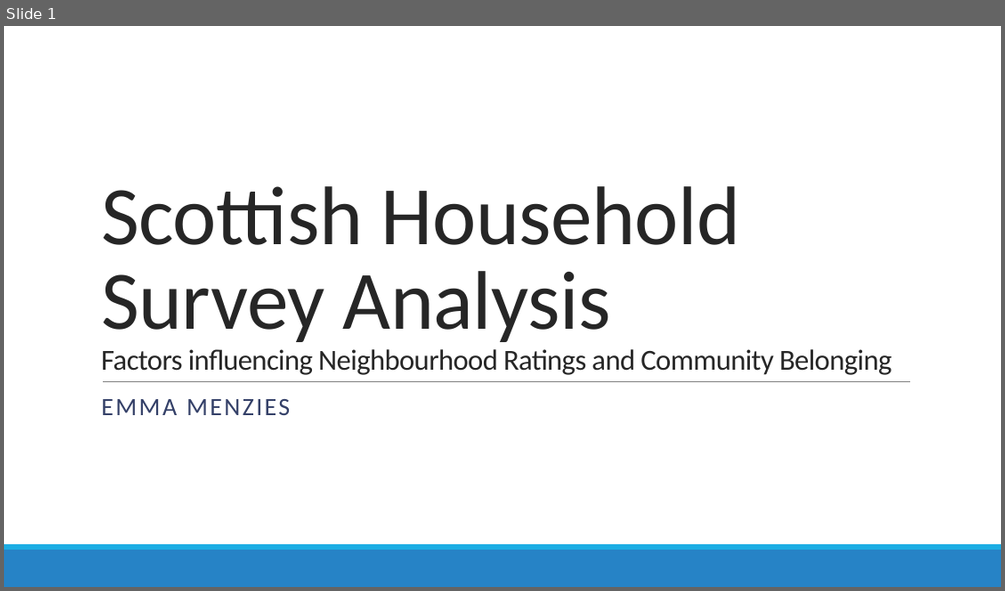
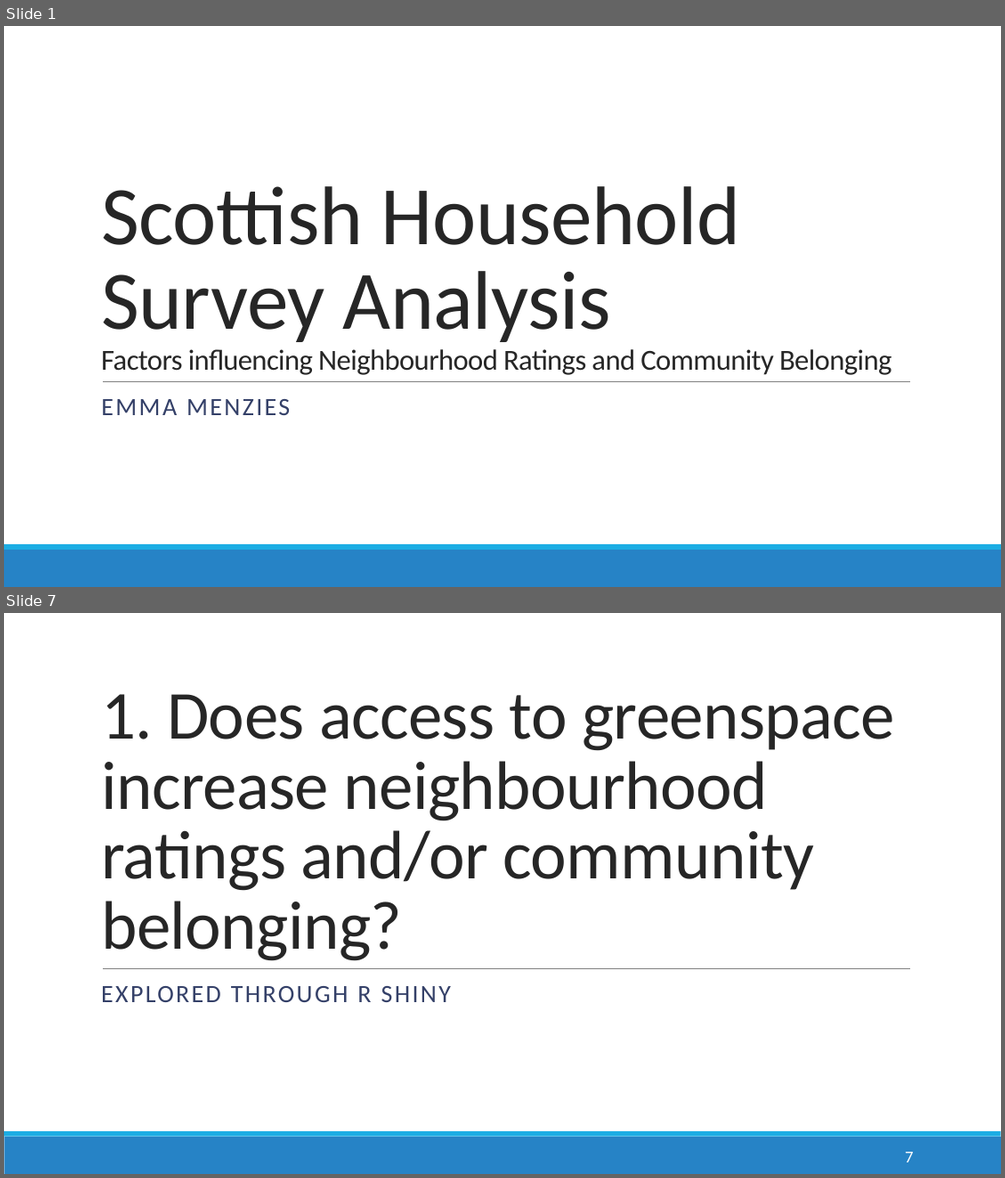
Before and after one commit to Emmz900/scottish_housing_project, a slide deck: presentation/Scottish Household Survey Analysis.pptx. Shown one above the other, each under a label of ours: slide 1 before the commit, slides 1 and 7 after it; the slides between them are not shown. The pictures are 1005x591 and 1005x1178 pixels, drawn with LibreOffice and Linux fonts; fonts in the diff are those of the drawing. Boxes give left, top, right and bottom in pixels: in the first picture for what was removed or moved away, otherwise in the second. Text is boxed around its words. In the diff, an @@ line names an element or a change of style, - is before the commit and + after.

```diff
--- a/presentation/Scottish Household Survey Analysis.pptx
+++ b/presentation/Scottish Household Survey Analysis.pptx
@@ slide 7 added at bbox=[4, 613, 1001, 1174], background #FFFFFF; not listed: 3 template elements that a slide beside it also shows @@
@@ title added at bbox=[101, 694, 895, 961], 66 pt, text #262626 @@
+1. Does access to greenspace increase neighbourhood ratings and/or community belonging?
@@ text added at bbox=[101, 986, 451, 1002], 24 pt, text #344068 @@
+EXPLORED THROUGH R SHINY
@@ page number added at bbox=[905, 1151, 913, 1162], 16 pt, text #FFFFFF @@
+7
```
Also in this commit, not shown: 6 slides changed, 8 other slides added, 5 slides removed, 4 other files.
